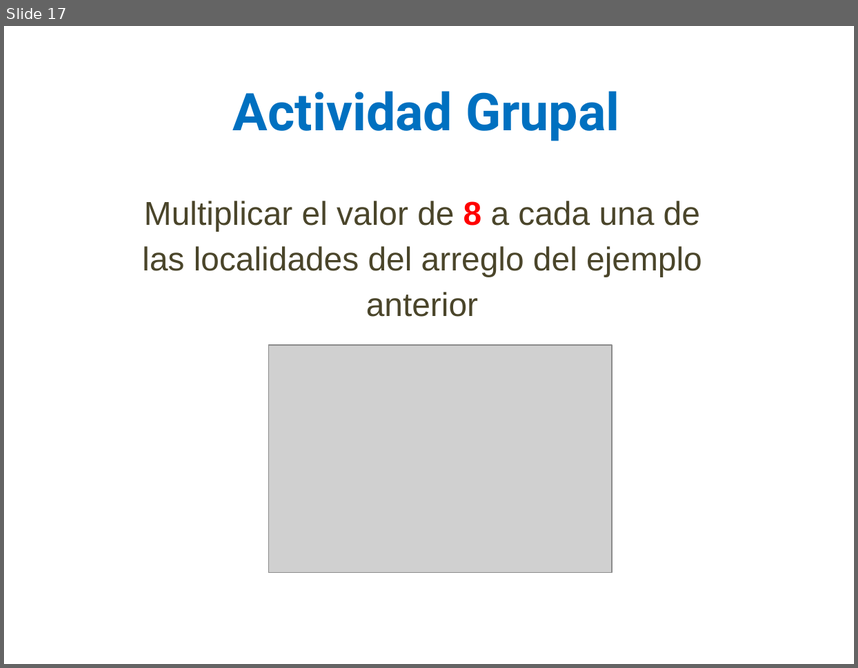
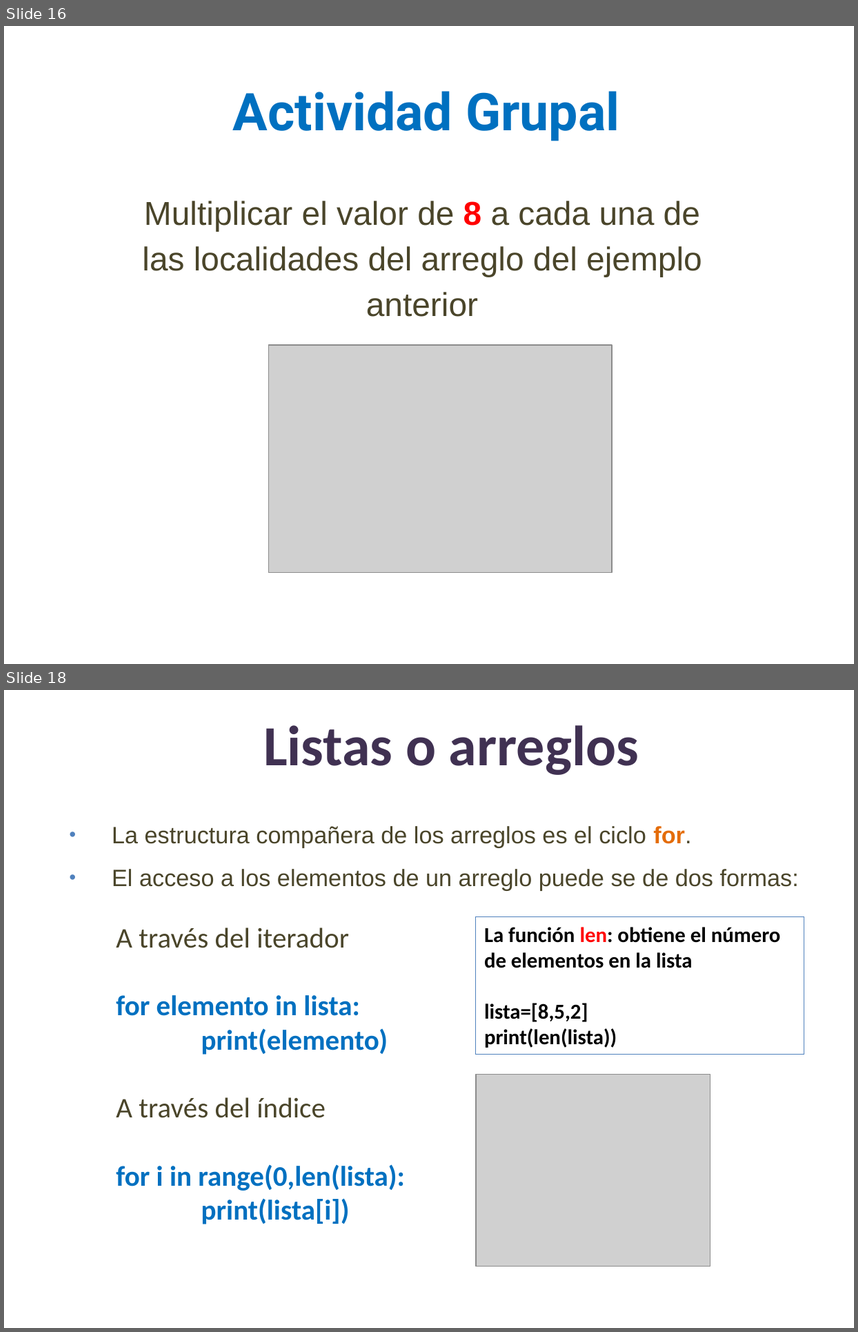
Before and after one commit to lizetheP/PensamientoC, a slide deck: calendario/documentos/7_Listas_Arreglos.pptx. Shown one above the other, each under a label of ours: slide 17 before the commit, slides 16 and 18 after it; the slides between them are not shown. The pictures are 858x668 and 858x1332 pixels, drawn with LibreOffice and Linux fonts; fonts in the diff are those of the drawing; grey boxes stand for pictures. Boxes give left, top, right and bottom in pixels: in the first picture for what was removed or moved away, otherwise in the second. Text is boxed around its words. In the diff, an @@ line names an element or a change of style, - is before the commit and + after.

```diff
--- a/calendario/documentos/7_Listas_Arreglos.pptx
+++ b/calendario/documentos/7_Listas_Arreglos.pptx
@@ slide 18 added at (4,690,854,1328), background #FFFFFF @@
@@ title added at (263,725,639,775), 48 pt, text #403152, bold @@
+Listas o arreglos
@@ text added at (112,826,799,890), 20 pt, text #4A452A @@
+• La estructura compañera de los arreglos es el ciclo for.
+• El acceso a los elementos de un arreglo puede se de dos formas:
@@ rectangle added at (476,917,804,1055), outline #4F81BD 0.75 pt, 18 pt, text #000000, bold @@
+La función len: obtiene el número de elementos en la lista
+lista=[8,5,2]
+print(len(lista))
@@ text added at (116,927,405,1224), 24 pt, text #0070C0, bold @@
+A través del iterador
+for elemento in lista:
+print(elemento)
+A través del índice
+for i in range(0,len(lista):
+print(lista[i])
@@ picture added at (476,1074,711,1266) @@
@@ what was slide 17 is now slide 16 @@
```
Also in this commit, not shown: 13 slides changed, 12 other slides added, 4 slides removed, 6 other files.
